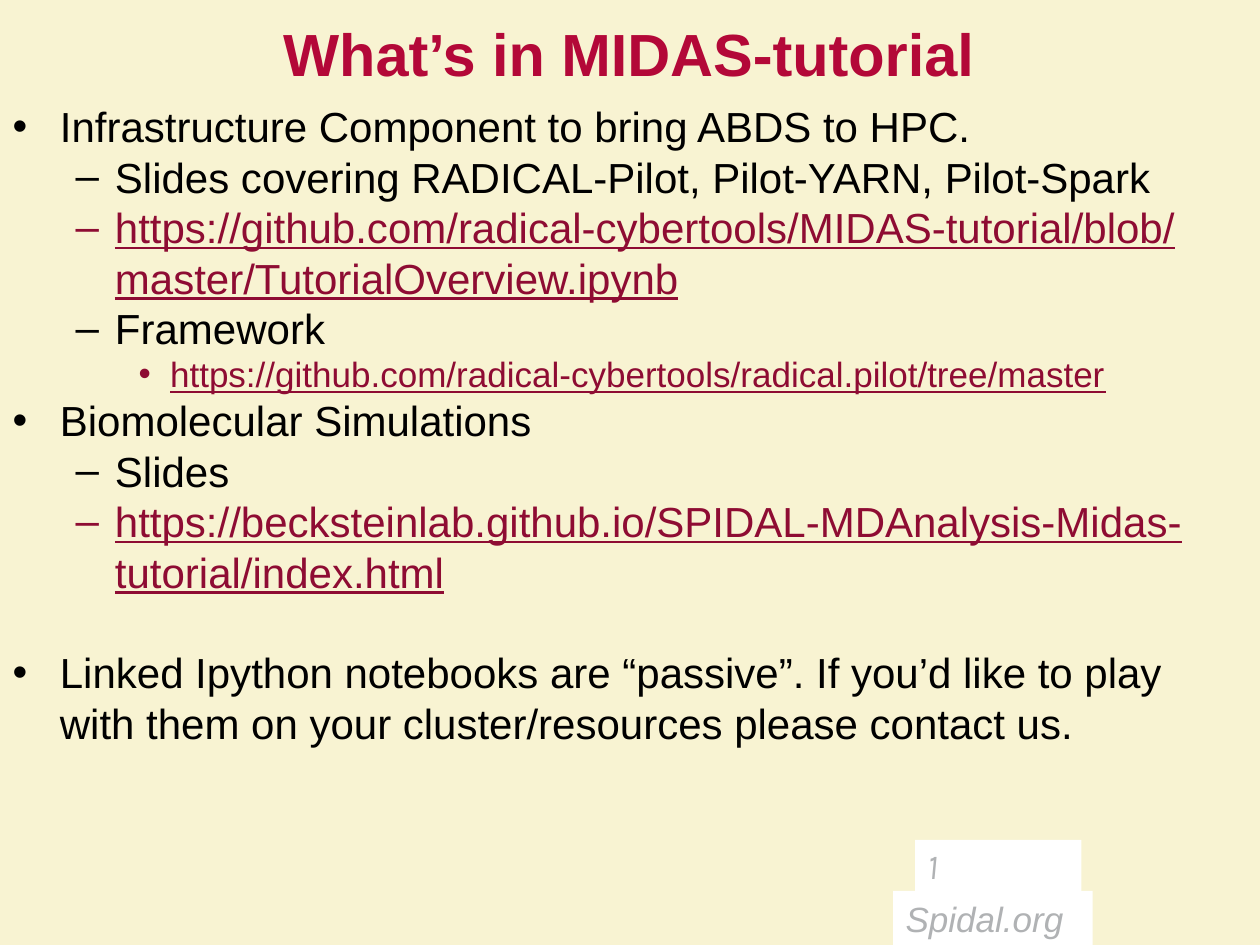
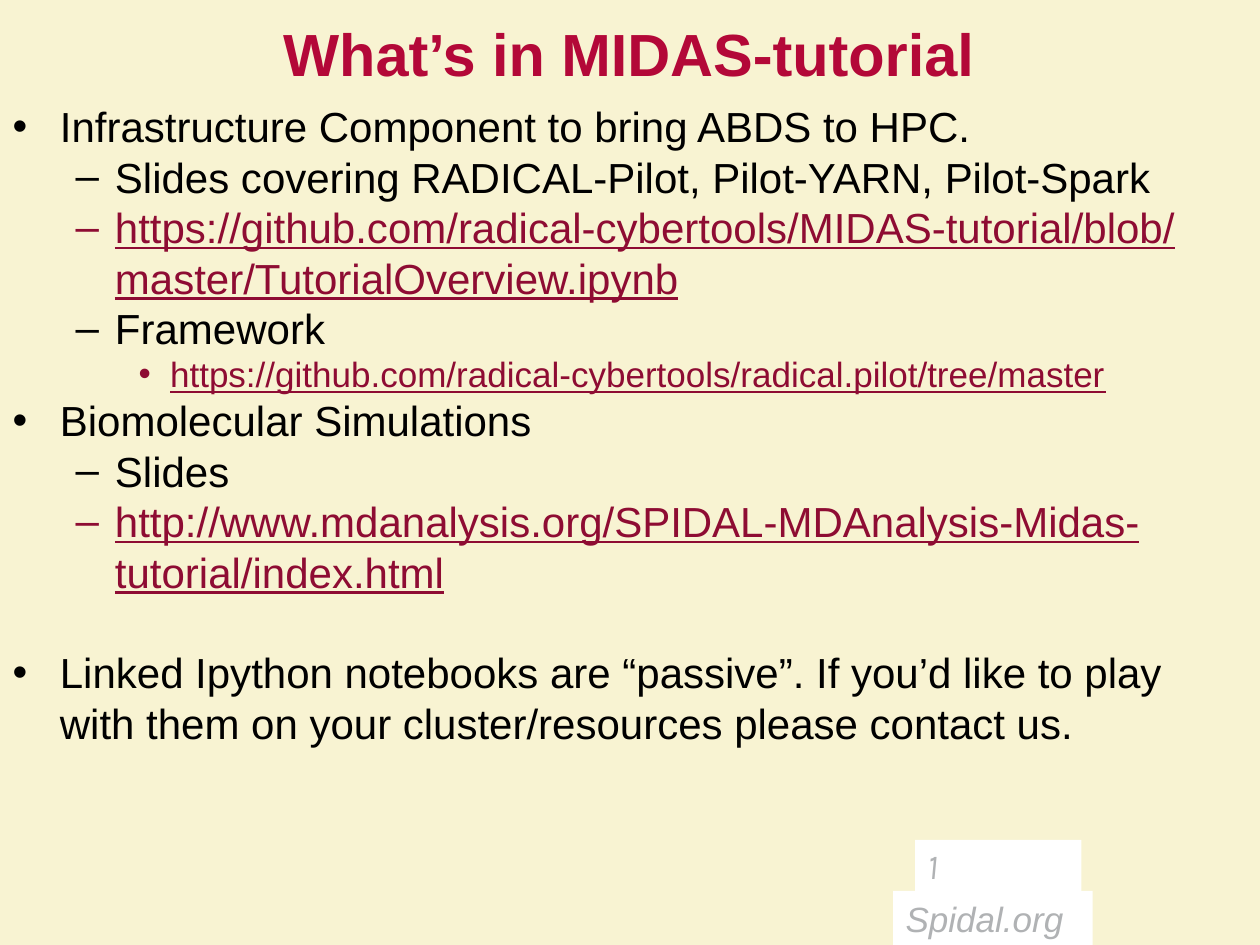
Before and after one commit to radical-cybertools/BioSimTutorial, a slide deck: slide 1 of Slides/SPIDAL-Tutorial-Feb2017-midas.pptx. Drawn at 1260x945 pixels with LibreOffice and Linux fonts; fonts in the diff are those of the drawing; background and template pictures are left out. Boxes give left, top, right and bottom in pixels: in the first picture for what was removed or moved away, otherwise in the second. Text is boxed around its words. In the diff, an @@ line names an element or a change of style, - is before the commit and + after.

```diff
--- a/Slides/SPIDAL-Tutorial-Feb2017-midas.pptx
+++ b/Slides/SPIDAL-Tutorial-Feb2017-midas.pptx
@@ text at (115, 506, 1139, 594): text changed @@
-  – https://becksteinlab.github.io/SPIDAL-MDAnalysis-Midas-tutorial/index.html
+  – http://www.mdanalysis.org/SPIDAL-MDAnalysis-Midas-tutorial/index.html
```
Also in this commit, not shown: 2 other files.
